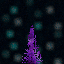
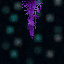
Comparing the layer stacks of the two 64px x 64px images. Changes:
painted on "cooldown bottom" over [0,0,64,64]
painted on "active bottom" over [0,0,64,64]
painted on "calibrated bottom" over [0,0,64,64]
